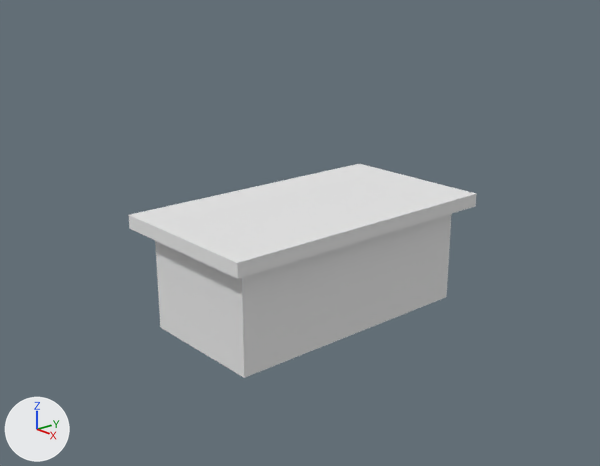
The Blender file table.blend, before and after one commit.
Rendered twice from a camera (50 mm lens) standing at (8.62, -7.69, 5.15) and looking at (0.08, -0.26, 1.33). Every picture has the same lights, and +X, +Y and +Z are marked at lower left.
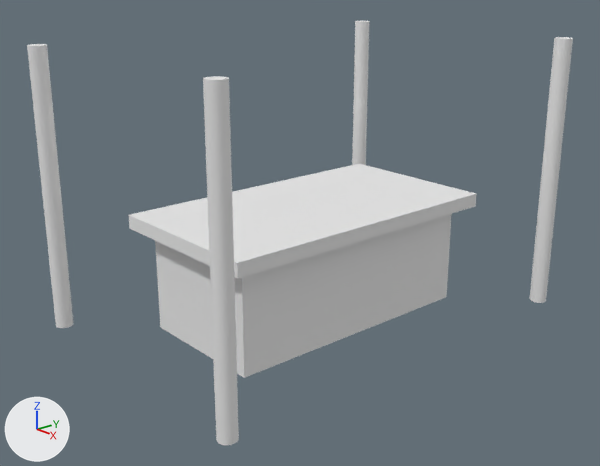
Commit message: Edit table

Where the change shows, as pixel boxes [x1, y1, x2, y2] in the pictures (600 x 466 px):
'Cube', reshaped (57% wider, 98% taller)
    before: [129, 164, 477, 378]
    after: [27, 21, 573, 445]
part 1 of me_cube, added
    after: [530, 37, 573, 303]
part 2 of me_cube, added
    after: [352, 21, 370, 165]
part 3 of me_cube, added
    after: [203, 76, 239, 445]
part 4 of me_cube, added
    after: [27, 44, 74, 328]

Edits to the bpy script that builds the scene:
```text
Change me_cube:
    where me_cube.from_pydata(...)  # 20 vertices, 18 faces; spans x -1.25..1.25, y -2.25..2.25, z 0.0..1.7
    used by ob_cube; location = (0.0, 0.0, 0.0)
    me_cube part 1: a new loose piece, a 32-sided cylinder along z spanning x 1.87..2.12, y 2.88..3.13, z 0.0..4.0, in mat_material (white #e7e7e7)
    me_cube part 2: a new loose piece, a 32-sided cylinder along z spanning x -2.12..-1.88, y 2.88..3.13, z 0.0..4.0, in mat_material (white #e7e7e7)
    me_cube part 3: a new loose piece, a 32-sided cylinder along z spanning x 1.87..2.12, y -3.12..-2.87, z 0.0..4.0, in mat_material (white #e7e7e7)
    me_cube part 4: a new loose piece, a 32-sided cylinder along z spanning x -2.12..-1.88, y -3.12..-2.87, z 0.0..4.0, in mat_material (white #e7e7e7)
```
